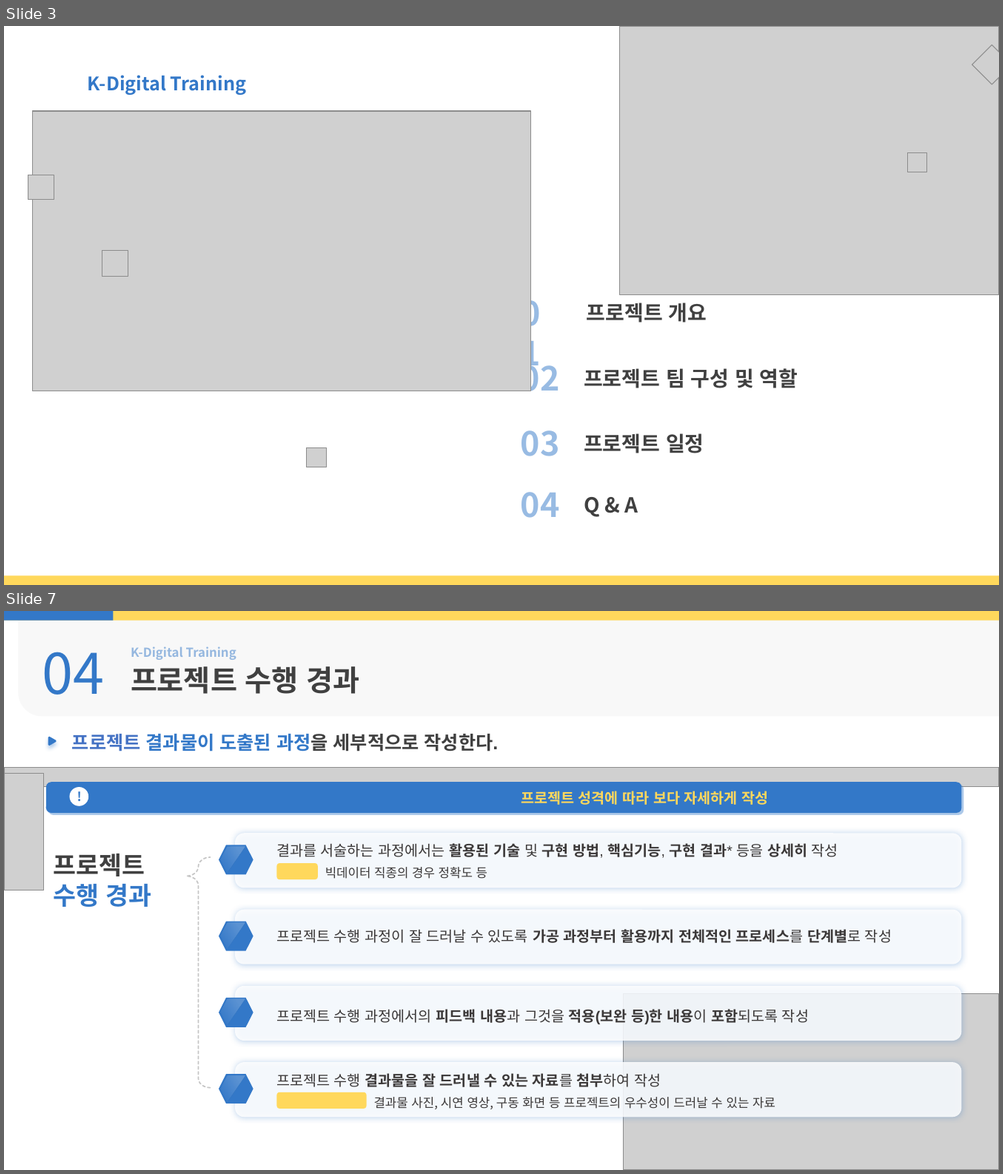
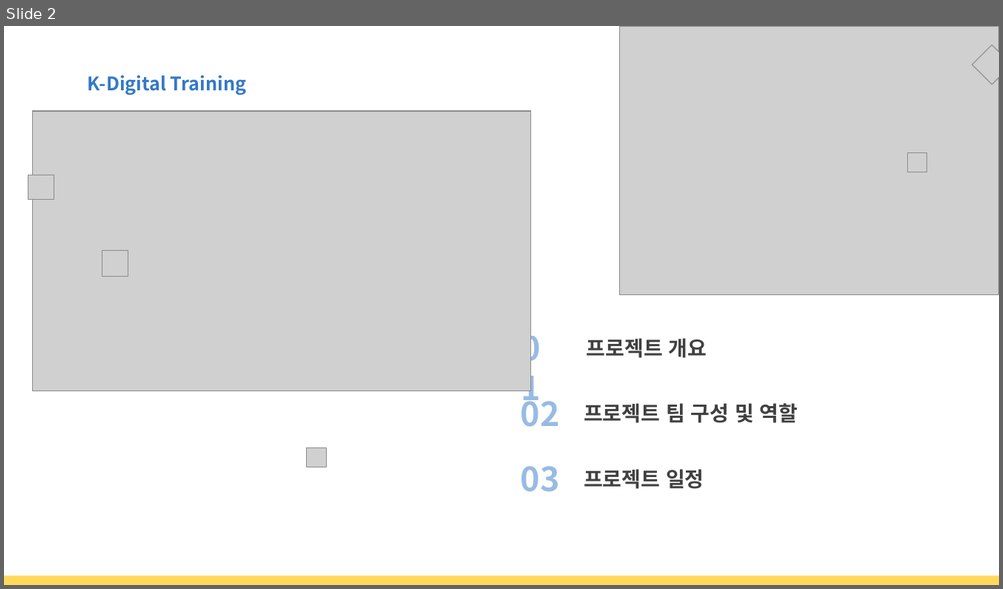
Before and after one commit to seojin0806/html_teamproject, a slide deck: 문서/제안서발표자료(수정중).pptx. Shown one above the other, each under a label of ours: slides 3 and 7 before the commit, slide 2 after it; the slides between them are not shown. The pictures are 1003x1174 and 1003x589 pixels, drawn with LibreOffice and Linux fonts; fonts in the diff are those of the drawing; grey boxes stand for pictures; background and template pictures are left out. Boxes give left, top, right and bottom in pixels: in the first picture for what was removed or moved away, otherwise in the second. Text is boxed around its words. In the diff, an @@ line names an element or a change of style, - is before the commit and + after.

```diff
--- a/문서/제안서발표자료(수정중).pptx
+++ b/문서/제안서발표자료(수정중).pptx
@@ slide 7 removed at (x1=4, y1=611, x2=999, y2=1170), background picture (left out) @@
@@ rectangle removed at (x1=4, y1=611, x2=999, y2=620) @@
@@ rectangle removed at (x1=4, y1=611, x2=113, y2=620) @@
@@ round rect removed at (x1=18, y1=617, x2=999, y2=717) @@
@@ text removed at (x1=42, y1=652, x2=104, y2=695) @@
-04
@@ text removed at (x1=131, y1=647, x2=236, y2=660) @@
-K-Digital Training
@@ text removed at (x1=131, y1=667, x2=360, y2=694) @@
-프로젝트 수행 경과
@@ freeform shape removed at (x1=48, y1=736, x2=57, y2=745) @@
@@ text removed at (x1=72, y1=734, x2=498, y2=752) @@
-프로젝트 결과물이 도출된 과정을 세부적으로 작성한다.
@@ picture removed at (x1=4, y1=768, x2=999, y2=787) @@
@@ picture removed at (x1=4, y1=774, x2=43, y2=891) @@
@@ group removed at (x1=45, y1=734, x2=962, y2=812): 2 texts, 1 rounded rectangle, 1 ellipse @@
-이어지는 예시는 하나의 사례 제공을 위해서 간단하게 제시한 것이므로 프로젝트 성격에 따라 보다 자세하게 작성
-!
@@ text removed at (x1=54, y1=854, x2=152, y2=907) @@
-프로젝트
-수행 경과
@@ left brace removed at (x1=186, y1=857, x2=210, y2=1088) @@
@@ group removed at (x1=219, y1=833, x2=962, y2=889): 3 texts, 2 rounded rectangles, 1 hexagon, 1 freeform shape @@
-결과를 서술하는 과정에서는 활용된 기술 및 구현 방법, 핵심기능, 구현 결과* 등을 상세히 작성
-빅데이터 직종의 경우 정확도 등
-1
-예시
@@ group removed at (x1=219, y1=909, x2=962, y2=965): 2 texts, 1 rounded rectangle, 1 hexagon, 1 freeform shape @@
-2
-프로젝트 수행 과정이 잘 드러날 수 있도록 가공 과정부터 활용까지 전체적인 프로세스를 단계별로 작성
@@ group removed at (x1=219, y1=986, x2=962, y2=1042): 2 texts, 1 rounded rectangle, 1 hexagon, 1 freeform shape @@
-3
-프로젝트 수행 과정에서의 피드백 내용과 그것을 적용(보완 등)한 내용이 포함되도록 작성
@@ picture removed at (x1=623, y1=994, x2=999, y2=1170) @@
@@ group removed at (x1=219, y1=1062, x2=962, y2=1118): 3 texts, 2 rounded rectangles, 1 hexagon, 1 freeform shape @@
-4
-프로젝트 수행 결과물을 잘 드러낼 수 있는 자료를 첨부하여 작성
-결과물 사진, 시연 영상, 구동 화면 등 프로젝트의 우수성이 드러날 수 있는 자료
-첨부 자료 예시
@@ what was slide 3 is now slide 2 @@
@@ slide 2 changed as well @@
@@ 4 texts moved together from (x1=514, y1=289, x2=798, y2=392) to (x1=514, y1=324, x2=798, y2=427) @@
@@ text "03" moved from (x1=521, y1=431, x2=560, y2=457) to (x1=521, y1=466, x2=560, y2=492) @@
@@ text "프로젝트 일정" moved from (x1=583, y1=434, x2=704, y2=454) to (x1=583, y1=469, x2=704, y2=489) @@
@@ text removed at (x1=521, y1=492, x2=560, y2=518) @@
-04
@@ text removed at (x1=583, y1=497, x2=637, y2=517) @@
-Q & A
```
Also in this commit, not shown: 4 other slides changed, 6 slides added, 7 other slides removed.
